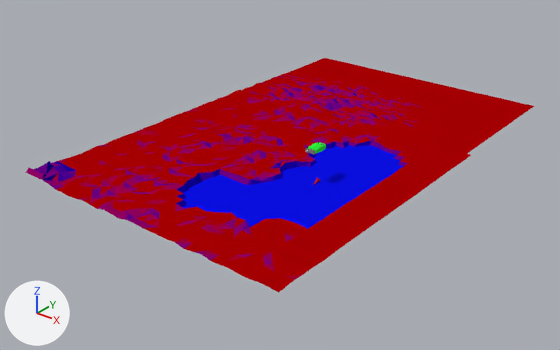
A saved change to the Blender file 04 Shots/mz-see-shot3.blend.
Camera for both pictures: a 50 mm camera at (40.1, -50.5, 31.3) aimed at (-4.3, 5.0, -3.2). The axes (+X, +Y, +Z) are drawn at lower left. The lights are the same throughout.

The scene before the commit, as lines of its bpy script (objects in view):
```python
ob_landschaft_mit_see = bpy.data.objects.new('landschaft-mit-see', None)
ob_landschaft_mit_see.location = (-3.42, 0.0, 0.0)
ob_landschaft_mit_see.show_instancer_for_render = False
ob_landschaft_mit_see.instance_type = 'COLLECTION'
ob_landschaft_mit_see.instance_collection = col_landschaft_mit_see
ob_wasser_see = bpy.data.objects.new('wasser-see', None)
ob_wasser_see.location = (1.4, 0.28, -1.72)
ob_wasser_see.scale = (1.0, 1.89, 1.0)
ob_wasser_see.show_instancer_for_render = False
ob_wasser_see.instance_type = 'COLLECTION'
ob_wasser_see.instance_collection = col_wasser_see
```
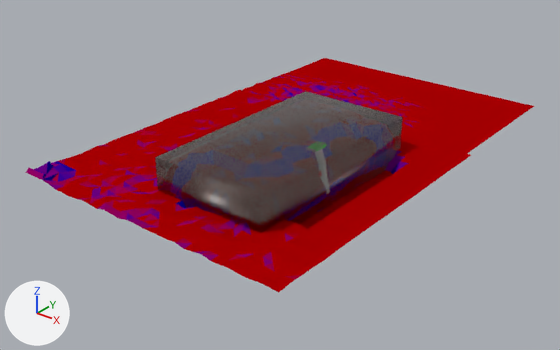
What changed in the scene script:
```text
Add mat_material:
    mat_material = bpy.data.materials.new('Material')
    # nodes: BsdfAnisotropic, BsdfGlass, MixShader, OutputMaterial
    # colours: white #fff2ec
Add me_cube_1:
    me_cube_1.from_pydata(...)  # a box spanning x -1.0..1.0, y -1.0..1.0, z -1.0..1.0
    me_cube_1.polygons.foreach_set('use_smooth', [True] * 6)
    me_cube_1.materials.append(mat_material)
Change ob_wasser_see:
    add ob_wasser_see.hide_viewport = True
Add ob_domain:
    ob_domain = bpy.data.objects.new('domain', me_cube_1)
    ob_domain.location = (-0.48, 1.14, 0.69)
    ob_domain.scale = (5.9, 10.7, 2.74)
```

Changed parts and their boxes (x1, y1, x2, y2) in the pictures (560 x 350 px):
'domain', added: after (155, 91, 403, 233)
'wasser-see', hidden: before (183, 145, 404, 229)
